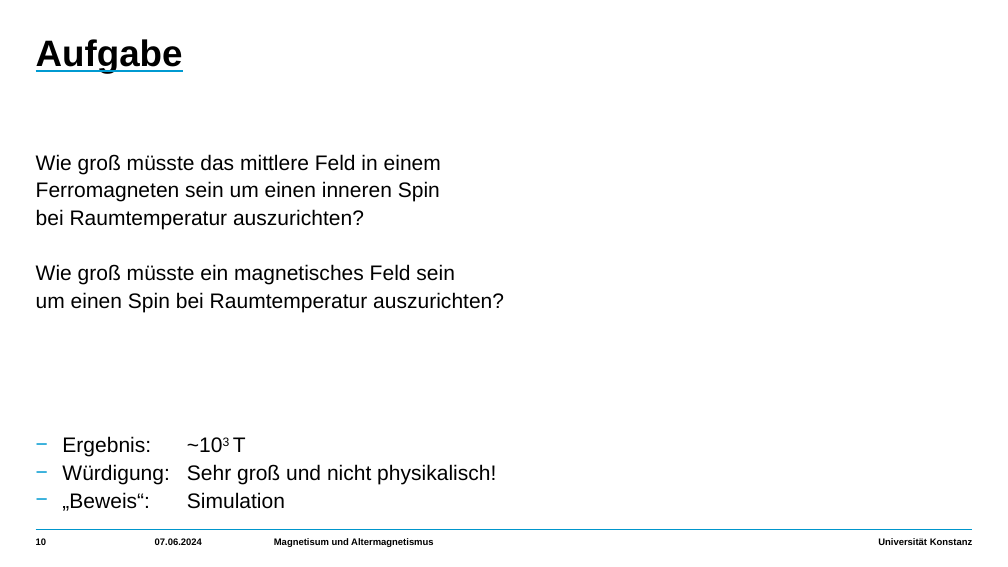
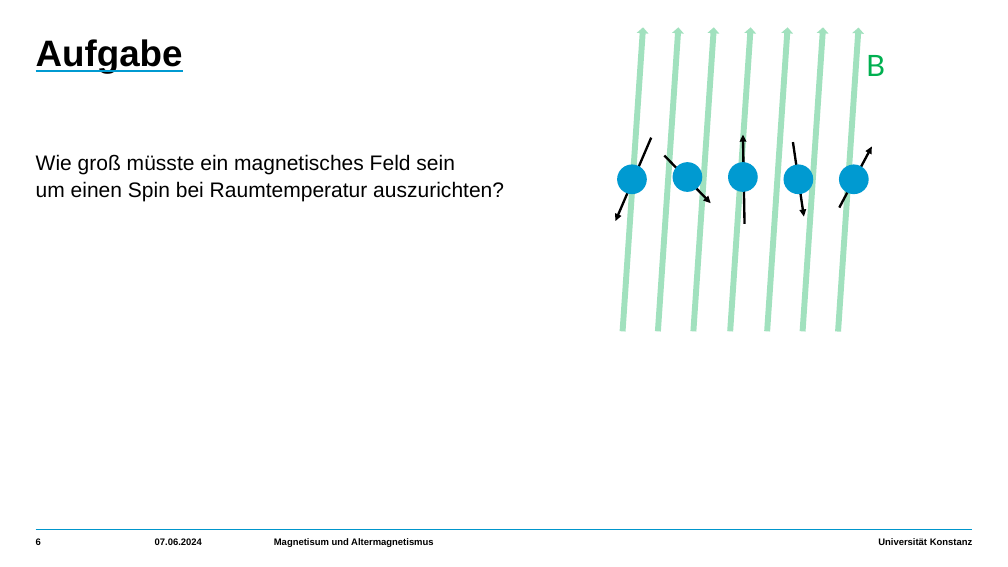
Before and after one commit to HolykingJulex/EstimateSeminar, a slide deck: slide 6 of Vortrag.pptx (slide 10 before the commit). Drawn at 1008x567 pixels with LibreOffice and Linux fonts; fonts in the diff are those of the drawing. Boxes give left, top, right and bottom in pixels: in the first picture for what was removed or moved away, otherwise in the second. Text is boxed around its words. In the diff, an @@ line names an element or a change of style, - is before the commit and + after.

```diff
--- a/Vortrag.pptx
+++ b/Vortrag.pptx
@@ right arrow added at (617,27,650,332), fill #00B050 at 37% opacity @@
@@ right arrow added at (652,27,684,332), fill #00B050 at 37% opacity @@
@@ right arrow added at (687,27,720,332), fill #00B050 at 37% opacity @@
@@ right arrow added at (724,27,757,332), fill #00B050 at 37% opacity @@
@@ right arrow added at (761,27,794,332), fill #00B050 at 37% opacity @@
@@ right arrow added at (797,27,830,332), fill #00B050 at 37% opacity @@
@@ right arrow added at (832,28,865,332), fill #00B050 at 37% opacity @@
@@ text added at (866,55,885,76), 28 pt, text #00B050 @@
+B
@@ arrow added from (651, 138) to (616, 221), #000000 2.25 pt @@
@@ arrow added from (745, 224) to (743, 135), #000000 2.25 pt @@
@@ arrow added from (793, 142) to (804, 216), #000000 2.25 pt @@
@@ arrow added from (839, 208) to (872, 147), #000000 2.25 pt @@
@@ text at (36,154,441,229): paragraphs removed @@
-  Wie groß müsste das mittlere Feld in einem
-  Ferromagneten sein um einen inneren Spin
-  bei Raumtemperatur auszurichten?
@@ ellipse added at (617,165,647,194), fill #009AD1 @@
@@ arrow added from (665, 156) to (711, 203), #000000 2.25 pt @@
@@ ellipse added at (673,162,702,191), fill #009AD1 @@
@@ ellipse added at (728,162,758,191), fill #009AD1 @@
@@ ellipse added at (783,165,813,194), fill #009AD1 @@
@@ ellipse added at (839,165,869,194), fill #009AD1 @@
@@ text at (62,436,496,511): paragraphs removed @@
-    − Ergebnis: ~103 T
-    − Würdigung: Sehr groß und nicht physikalisch!
-    − „Beweis“: Simulation
@@ page number at (36,537,41,547): text changed @@
-10
+6
```
Also in this commit, not shown: 35 other slides changed, 3 slides added, 4 slides removed, 3 other files.
